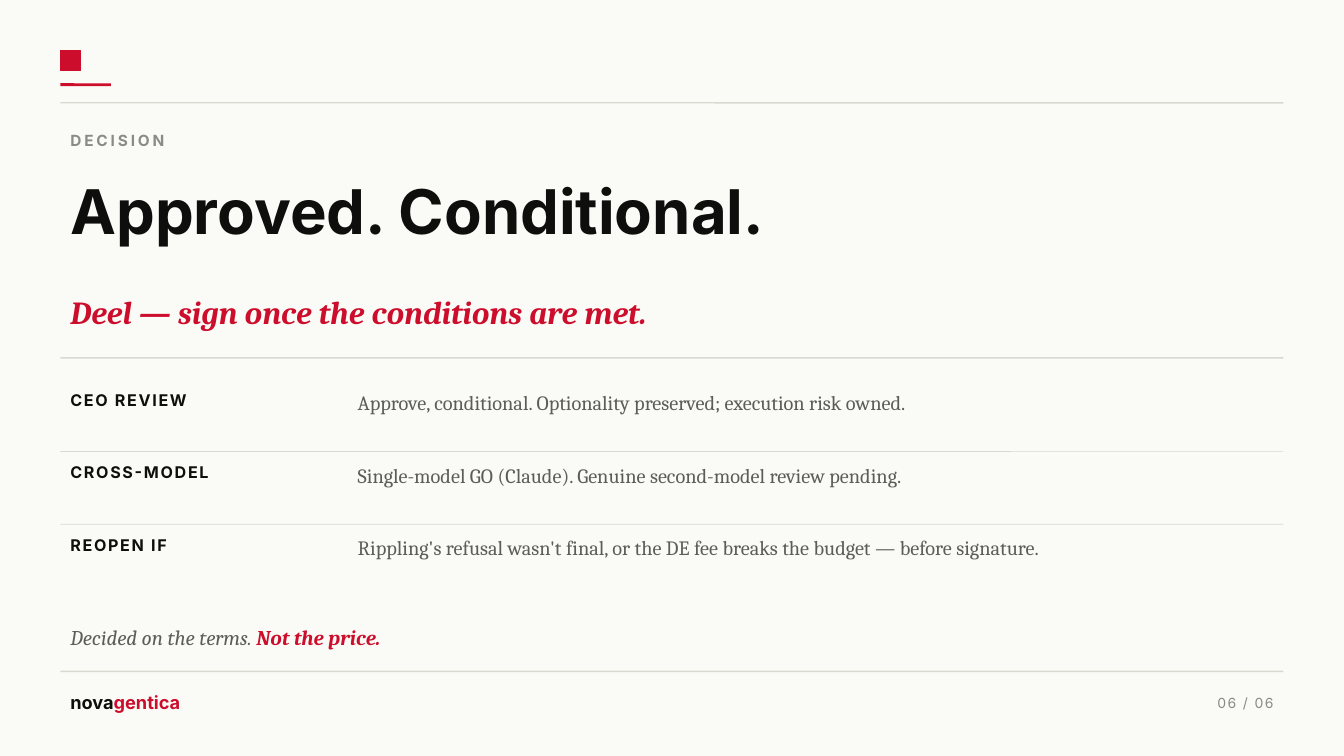
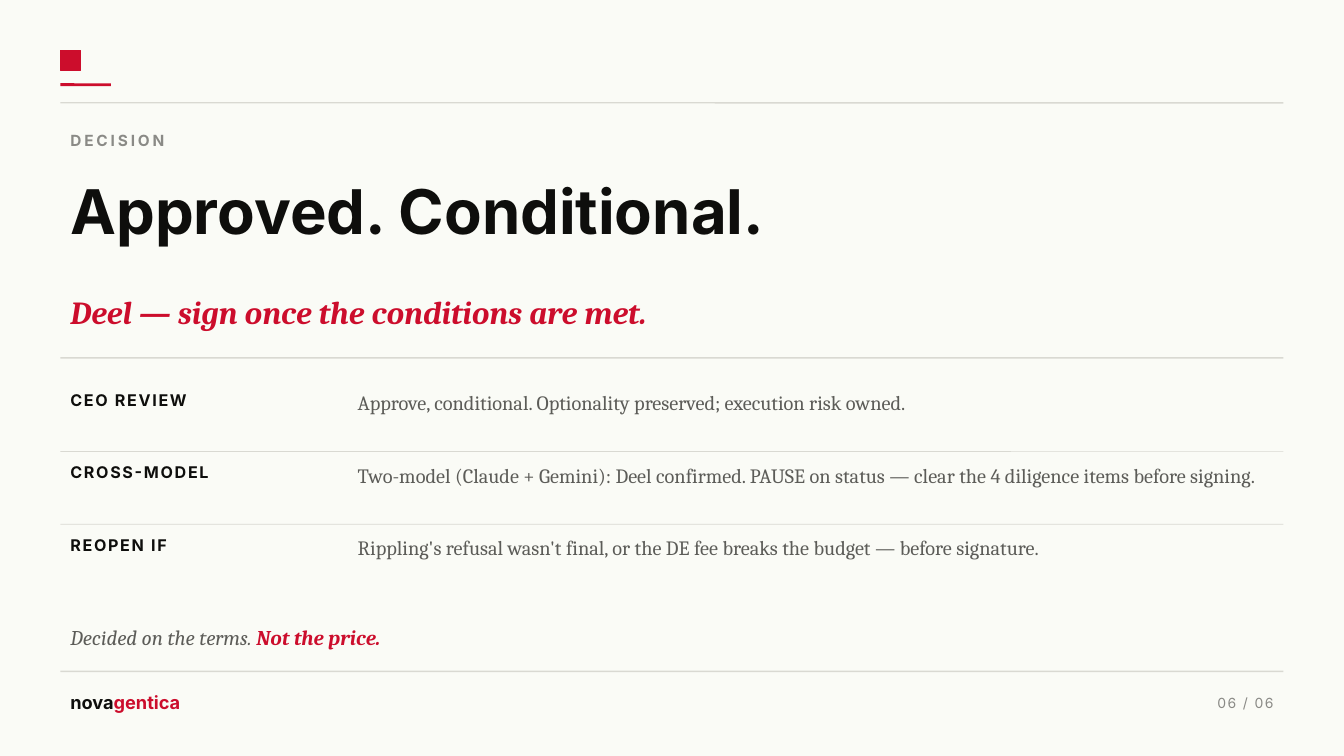
Before and after one commit to shiv-nova/workflows, a slide deck: slide 6 of decisions/Novagentica-Deel-Decision.pptx. Drawn at 1344x756 pixels with LibreOffice and Linux fonts; fonts in the diff are those of the drawing. Boxes give left, top, right and bottom in pixels: in the first picture for what was removed or moved away, otherwise in the second. Text is boxed around its words. In the diff, an @@ line names an element or a change of style, - is before the commit and + after.

```diff
--- a/decisions/Novagentica-Deel-Decision.pptx
+++ b/decisions/Novagentica-Deel-Decision.pptx
@@ text at [358,468,1255,488]: text changed @@
-Single-model GO (Claude). Genuine second-model review pending.
+Two-model (Claude + Gemini): Deel confirmed. PAUSE on status — clear the 4 diligence items before signing.
```
Also in this commit, not shown: 3 other files.
